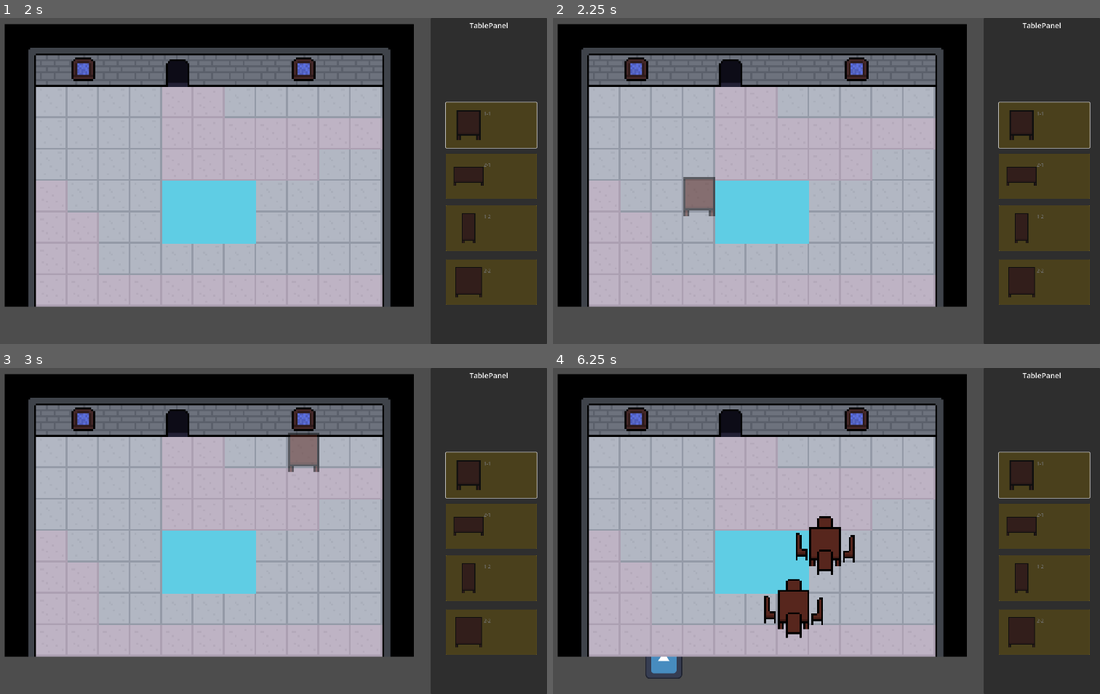
Above: before the commit, frames 1-4 (two rows, left to right).
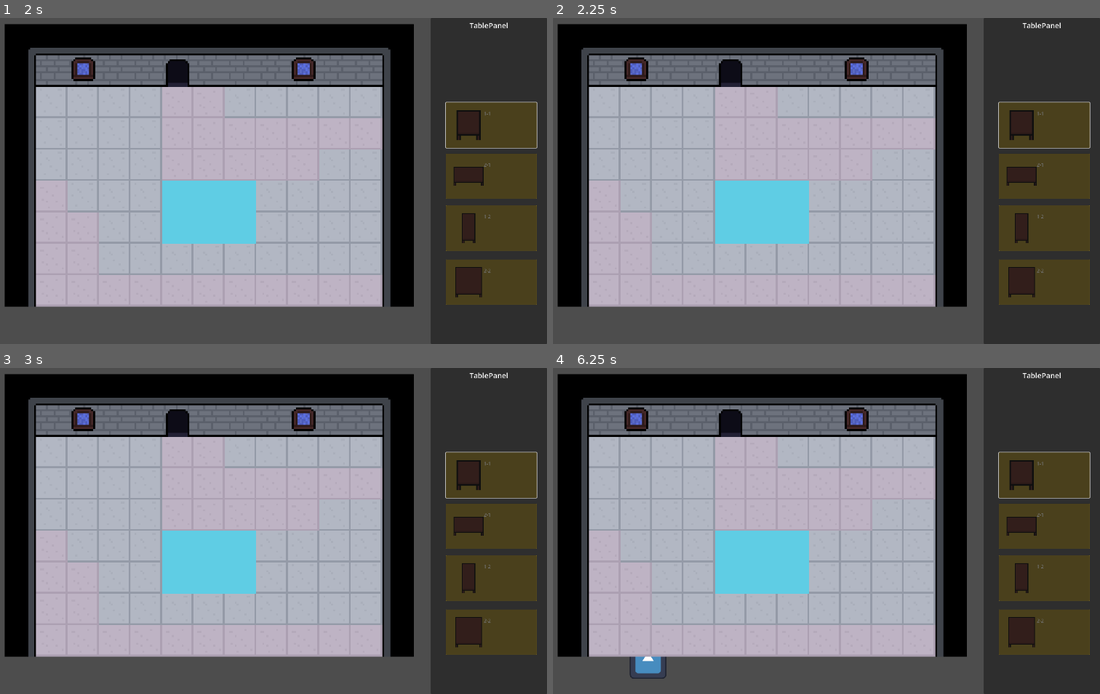
Above: after the commit, the same moments.

Repository: yavuzDev55/han-game
Game: Godot game, scene res://Scenes/han.tscn
Same seed, same stepped clock (60 frames per second), same inputs: the game is played once before the commit and once after it. The engine's default icon, where the game draws it, is replaced by a stand-in: a white triangle on a blue panel in a dark square.
Inputs (mouse positions are in pixels of both pictures, inside the frame that each line leads up to):
- Up to frame 1 (2 s): click (492, 125) at 0.52 s; tap Enter at 1.25 s; move the mouse to (382, 164) at 1.27 s; hold D (move_right) from 1.28 s (still down); click (382, 164) at 1.42 s
- Up to frame 2 (2.25 s): tap Space at 2 s; move the mouse to (695, 197) at 2.02 s; release D (move_right) at 2.03 s; hold S (move_down) from 2.03 s (still down)
- Up to frame 3 (3 s): move the mouse to (317, 459) at 2.77 s; release S (move_down) at 2.78 s; hold D (move_right) from 2.78 s (still down)
- Up to frame 4 (6.25 s): tap Enter at 3.5, 5.75 s; move the mouse to (782, 596) at 3.52 s; release D (move_right) at 3.53 s; hold W (move_up) 3.53-4.28 s; click (782, 596) at 3.67 s; tap Space at 4.25 s; move the mouse to (985, 579) at 4.27 s; hold A (move_left) 4.28-5.78 s; move the mouse to (635, 482) at 5.02 s; move the mouse to (837, 531) at 5.77 s; hold S (move_down) from 5.78 s (still down); click (837, 531) at 5.92 s

Frame 1 is identical in both runs. In frame 2, 0.6% of the frame differs, in the area x 23-30%, y 48-61%; in frame 3, 0.6%; in frame 4, 2.5%, in the area x 13-56%, y 45-96%.
Error after the commit: Out of bounds get index '2' (on base: 'Array[TileMapLayer]') (res://Scripts/Han/tilemap_scene_controller.gd:104)

Commit message:
düşman çizdim
daha başındayım

Diff:
--- /dev/null
+++ b/han-game/Prefabs/enemy.tscn
@@ -0,0 +1,49 @@
+[gd_scene load_steps=6 format=3 uid="uid://dpxgfr8at84t0"]
+
+[ext_resource type="Texture2D" uid="uid://ciipefphe13tj" path="res://Assets/NPC/han_game_enemy_prototip.png" id="1_leowk"]
+[ext_resource type="Script" uid="uid://b258g7nas032c" path="res://Scripts/enemy.gd" id="1_lgw76"]
+
+[sub_resource type="RectangleShape2D" id="RectangleShape2D_lgw76"]
+size = Vector2(12, 23)
+
+[sub_resource type="AtlasTexture" id="AtlasTexture_t4g6b"]
+atlas = ExtResource("1_leowk")
+region = Rect2(0, 0, 24, 24)
+
+[sub_resource type="SpriteFrames" id="SpriteFrames_30yes"]
+animations = [{
+"frames": [],
+"loop": true,
+"name": &"down_attack",
+"speed": 5.0
+}, {
+"frames": [{
+"duration": 1.0,
+"texture": SubResource("AtlasTexture_t4g6b")
+}],
+"loop": true,
+"name": &"down_idle",
+"speed": 5.0
+}, {
+"frames": [],
+"loop": true,
+"name": &"down_preparation",
+"speed": 5.0
+}, {
+"frames": [],
+"loop": true,
+"name": &"down_stan",
+"speed": 5.0
+}]
+
+[node name="Enemy" type="CharacterBody2D"]
+script = ExtResource("1_lgw76")
+
+[node name="CollisionShape2D" type="CollisionShape2D" parent="."]
+position = Vector2(0, 0.5)
+shape = SubResource("RectangleShape2D_lgw76")
+
+[node name="AnimatedSprite2D" type="AnimatedSprite2D" parent="."]
+sprite_frames = SubResource("SpriteFrames_30yes")
+animation = &"down_idle"
+autoplay = "down_idle"
--- a/han-game/Scenes/han.tscn
+++ b/han-game/Scenes/han.tscn
@@ -167,11 +167,10 @@
 [node name="Hancı" parent="." instance=ExtResource("12_lxy3d")]
 position = Vector2(-82, -24)
 
-[node name="TileMapManager" type="TileMap" parent="." node_paths=PackedStringArray("layers", "table_parent", "cell_parent")]
+[node name="TileMapManager" type="TileMap" parent="." node_paths=PackedStringArray("table_parent", "cell_parent")]
 tile_set = SubResource("TileSet_lolq6")
 format = 2
 script = ExtResource("11_lxy3d")
-layers = [NodePath("Ground"), NodePath("Collider"), NodePath("Grid"), NodePath("Table")]
 table_parent = NodePath("../TableParent")
 cell_parent = NodePath("../CellParent")
 
--- /dev/null
+++ b/han-game/Scripts/enemy.gd
@@ -0,0 +1,9 @@
+extends CharacterBody2D
+
+
+var player
+
+func _physics_process(delta):
+	var direction = global_position.direction_to(player.global_position)
+	velocity = direction * 300
+	move_and_slide()
Binary file added: han-game/Assets/NPC/han_game_enemy_prototip.png
Not shown, added: han-game/Assets/NPC/han_game_enemy_prototip.png.import
Not shown: 1 places in han-game/Scenes/han.tscn that only renumber resources
Not shown, added: han-game/Scripts/enemy.gd.uid
